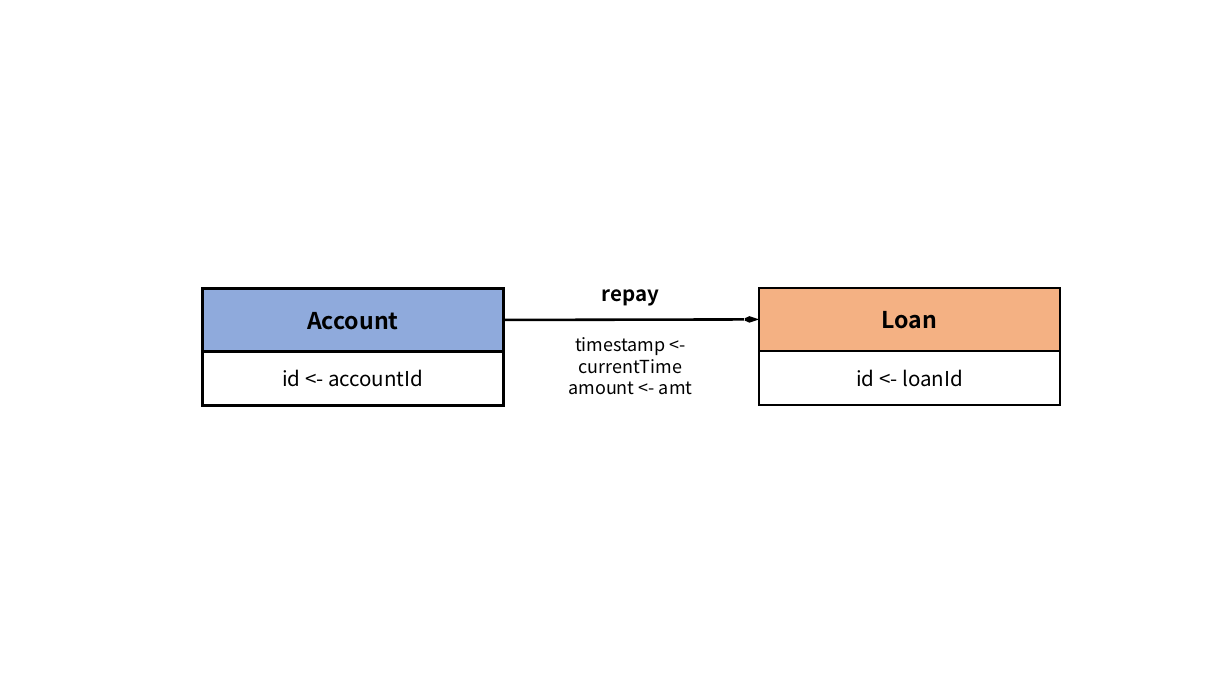
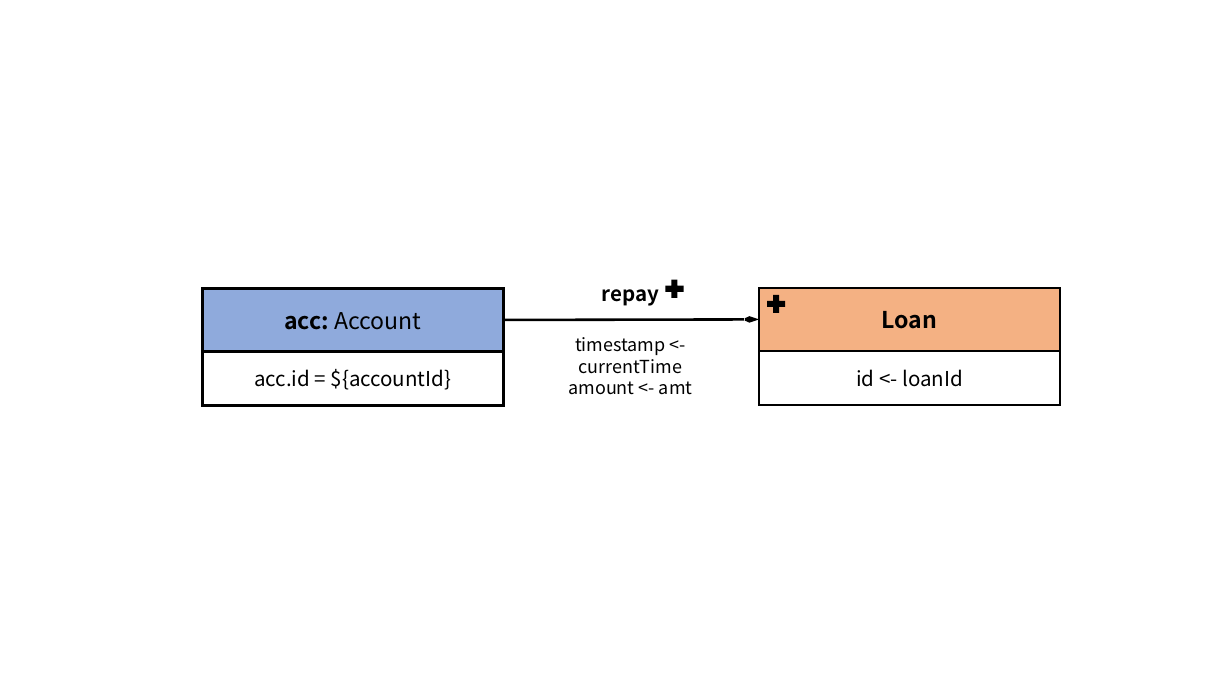
Before and after one commit to ldbc/ldbc_finbench_docs, a slide deck: slide 9 of patterns/transaction-write.pptx. Drawn at 1232x693 pixels with LibreOffice and Linux fonts; fonts in the diff are those of the drawing. Boxes give left, top, right and bottom in pixels: in the first picture for what was removed or moved away, otherwise in the second. Text is boxed around its words. In the diff, an @@ line names an element or a change of style, - is before the commit and + after.

```diff
--- a/patterns/transaction-write.pptx
+++ b/patterns/transaction-write.pptx
@@ plus added at [665,280,684,299], fill #000000 @@
@@ plus added at [767,295,786,313], fill #000000 @@
@@ text in rectangle at [284,312,421,330]: text changed; bold off @@
-Account
+acc: Account
@@ text in rectangle at [254,369,451,390]: text changed @@
-id <- accountId
+acc.id = ${accountId}
```
Also in this commit, not shown: 13 other slides changed, 49 other files.
